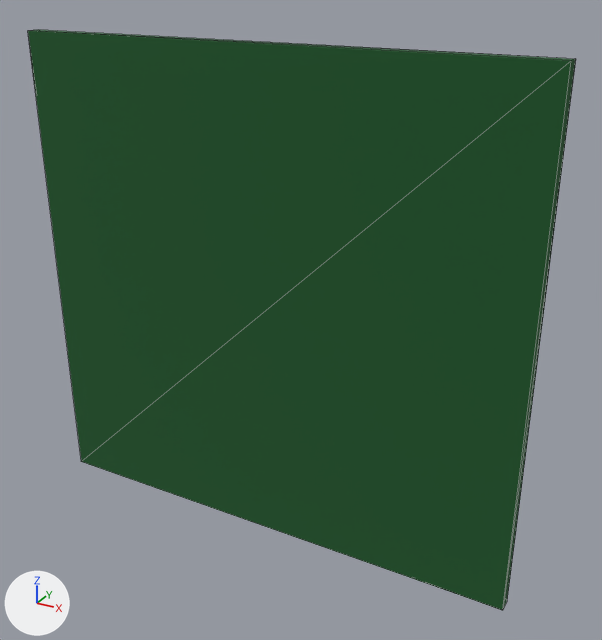
An edit to the glTF model client/models/wall.glb, drawn before and after from the same camera.
Camera for both pictures: a 50 mm lens placed at (3.13, -5.11, 2.56), pointed at (0.26, 0.12, -0.05). Lighting does not change. The marker at lower left points along +X, +Y and +Z. Mesh edges are drawn as thin lines. Vertices at the same position are counted once.

The first picture shows 'Wall'.
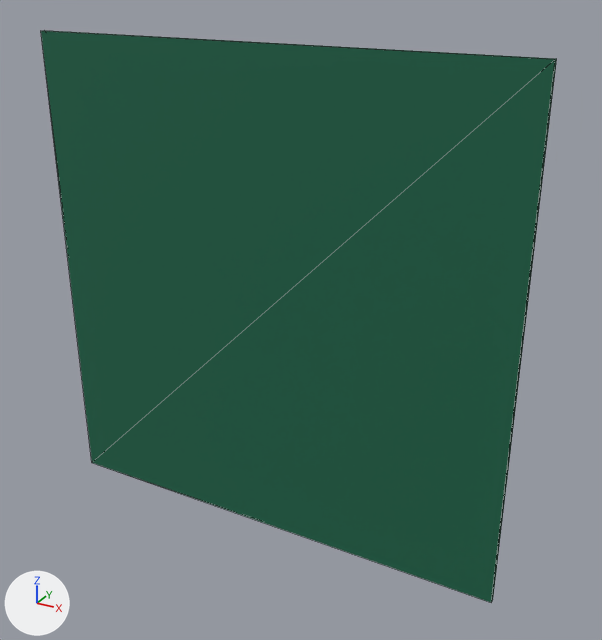
What changed in the scene script:
```text
Change mat_wallmat:
    mat_wallmat.base_color: (0.0112, 0.098, 0.0232) -> (0.00757, 0.124, 0.0639)  # dark green #1b582a -> dark green #156347
Change me_cube_001:
    where me_cube_001.from_pydata(...)  # 8 vertices, 12 faces; spans x -2.1..2.1, y -0.06..0.06, z -2.0..2.0
    used by ob_wall; location = (0.0, 0.0, 0.0)
    me_cube_001 part 1
    me_cube_001.vertices[0].co: (2.1, 0.06, -2.0) -> (-2.0, 0.02, -2.0)  # pixel (507, 600) -> not seen
    me_cube_001.vertices[1].co: (2.1, 0.06, 2.0) -> (-2.0, -0.02, -2.0)  # pixel (575, 58) -> pixel (91, 462)
    me_cube_001.vertices[2].co: (-2.1, 0.06, -2.0) -> (-2.0, 0.02, 2.0)  # not seen -> pixel (44, 30)
    me_cube_001.vertices[3].co: (-2.1, 0.06, 2.0) -> (-2.0, -0.02, 2.0)  # pixel (38, 29) -> pixel (40, 30)
    me_cube_001.vertices[4].co: (2.1, -0.06, -2.0) -> (2.0, 0.02, -2.0)  # pixel (502, 610) -> pixel (492, 599)
    me_cube_001.vertices[5].co: (2.1, -0.06, 2.0) -> (2.0, -0.02, -2.0)  # pixel (571, 60) -> pixel (491, 602)
    me_cube_001.vertices[6].co: (-2.1, -0.06, -2.0) -> (2.0, 0.02, 2.0)  # pixel (81, 461) -> pixel (556, 58)
    me_cube_001.vertices[7].co: (-2.1, -0.06, 2.0) -> (2.0, -0.02, 2.0)  # pixel (27, 30) -> pixel (555, 59)
```

Changed parts and their boxes [x1, y1, x2, y2] in the pictures (602 x 640 px):
'Wall', recoloured, reshaped
    before: [28, 30, 576, 610]
    after: [41, 31, 557, 602]
